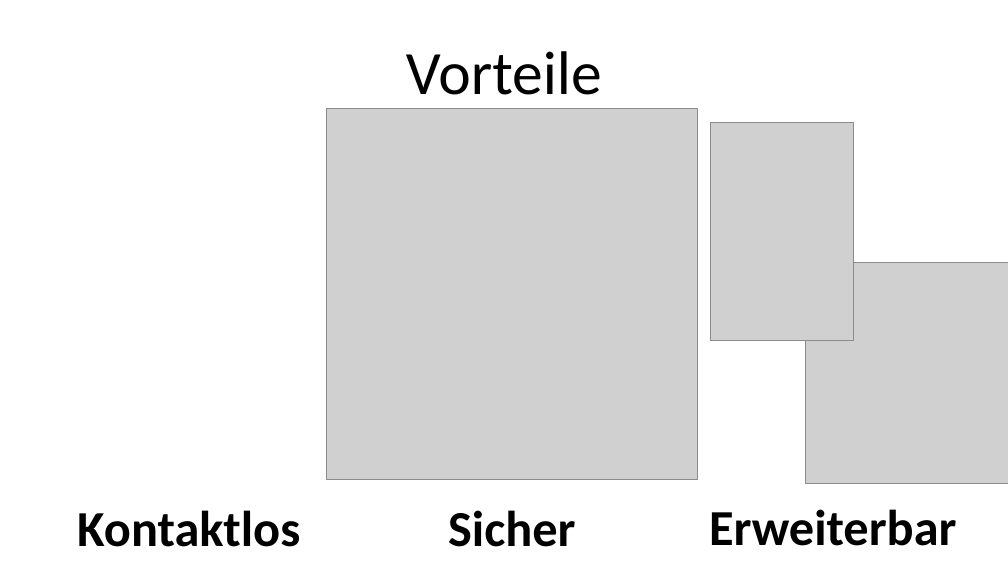
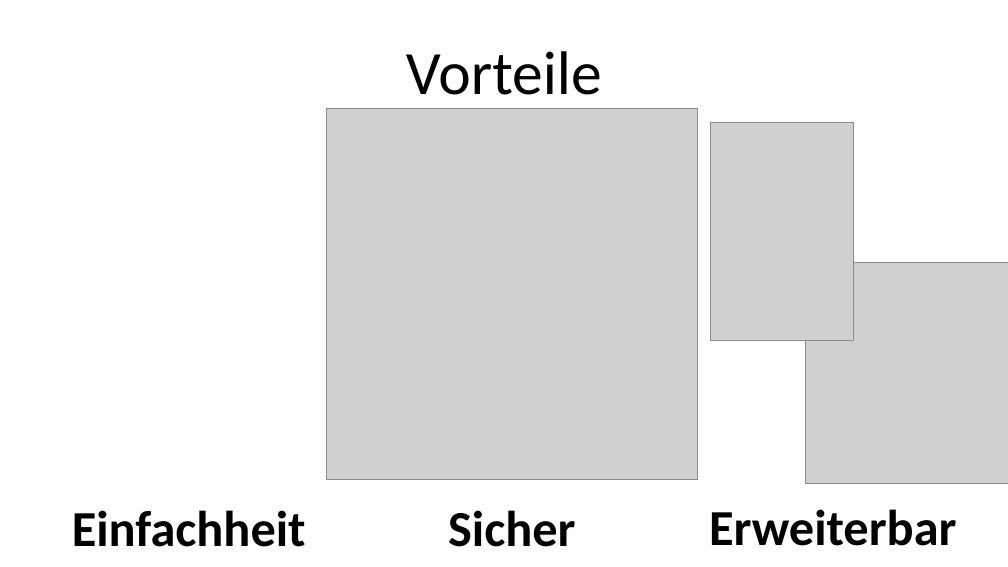
Before and after one commit to Jotschi89/codefest8, a slide deck: slide 3 of resources/Car Profile Sync.pptx. Drawn at 1008x567 pixels with LibreOffice and Linux fonts; fonts in the diff are those of the drawing; grey boxes stand for pictures. Boxes give left, top, right and bottom in pixels: in the first picture for what was removed or moved away, otherwise in the second. Text is boxed around its words. In the diff, an @@ line names an element or a change of style, - is before the commit and + after.

Commit message:
Presentation asd 	- Presentation nearly finished (Kontaktlos graphic missing) 	- Added Prestentation Text

```diff
--- a/resources/Car Profile Sync.pptx
+++ b/resources/Car Profile Sync.pptx
@@ text at (x1=72, y1=510, x2=306, y2=547): text changed @@
-Kontaktlos
+Einfachheit
```
Also in this commit, not shown: 1 other slide changed, 1 other file.
